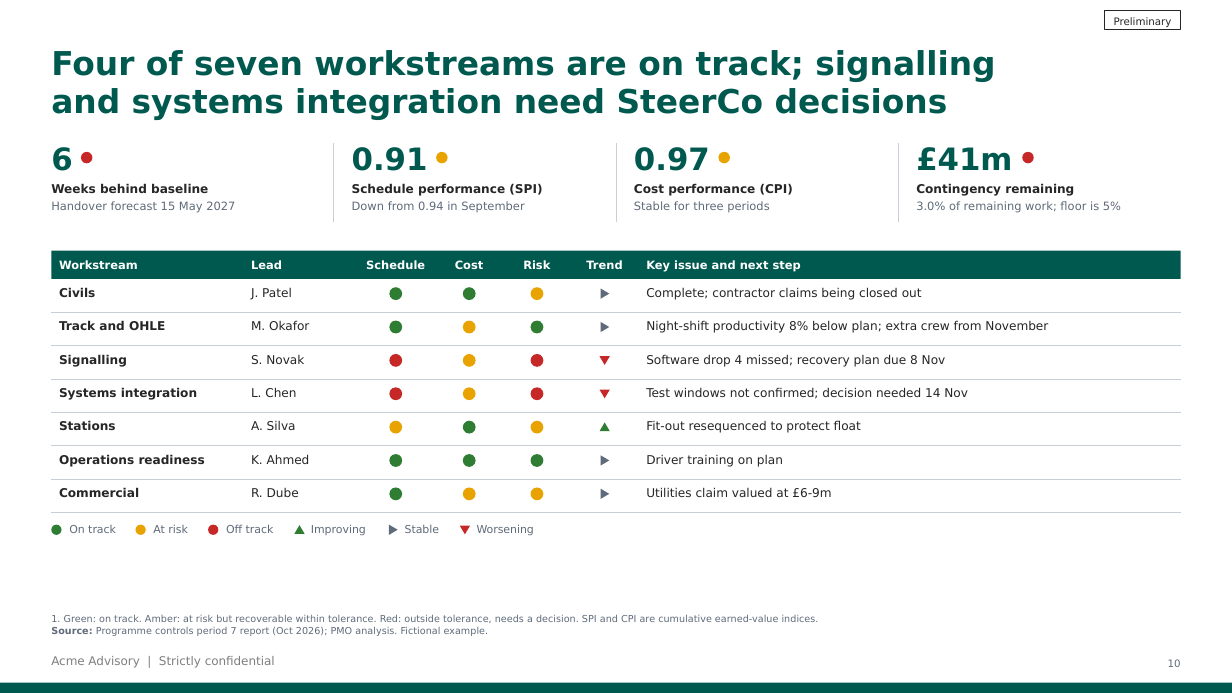
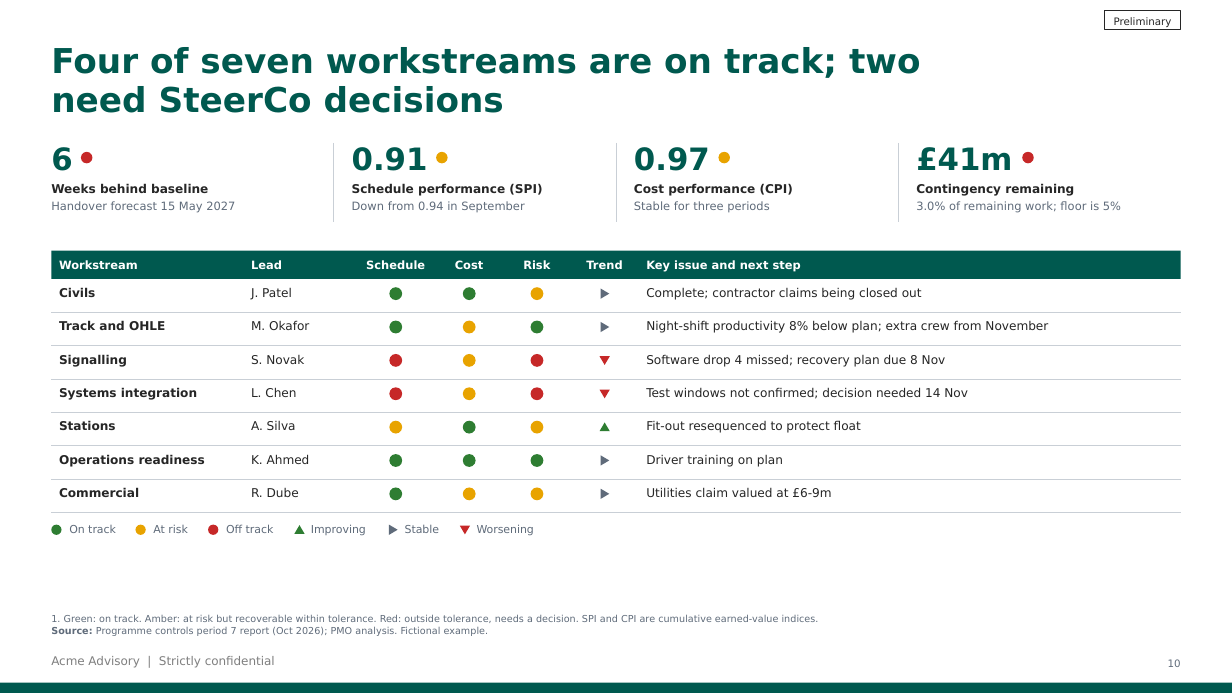
Before and after one commit to ali-lari1/consulting-deck-studio, a slide deck: slide 10 of examples/template-demo/deck.pptx. Drawn at 1232x693 pixels with LibreOffice and Linux fonts; fonts in the diff are those of the drawing; background and template pictures are left out. Boxes give left, top, right and bottom in pixels: in the first picture for what was removed or moved away, otherwise in the second. Text is boxed around its words. In the diff, an @@ line names an element or a change of style, - is before the commit and + after.

```diff
--- a/examples/template-demo/deck.pptx
+++ b/examples/template-demo/deck.pptx
@@ title at (51,47,921,113): text changed; size 19.2 to 20 pt @@
-Four of seven workstreams are on track; signalling
-and systems integration need SteerCo decisions
+Four of seven workstreams are on track; two
+need SteerCo decisions
```
Also in this commit, not shown: 3 other slides changed, 24 other files.
